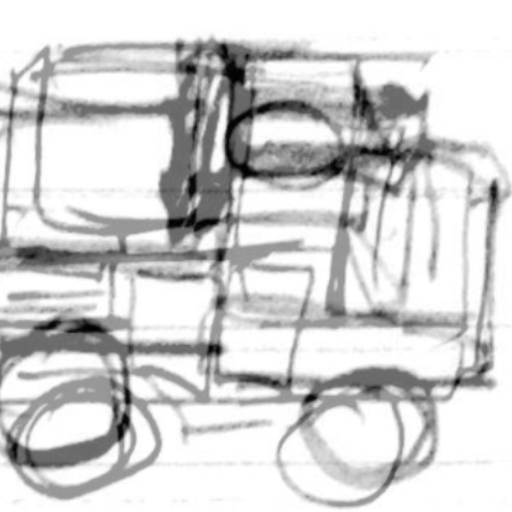
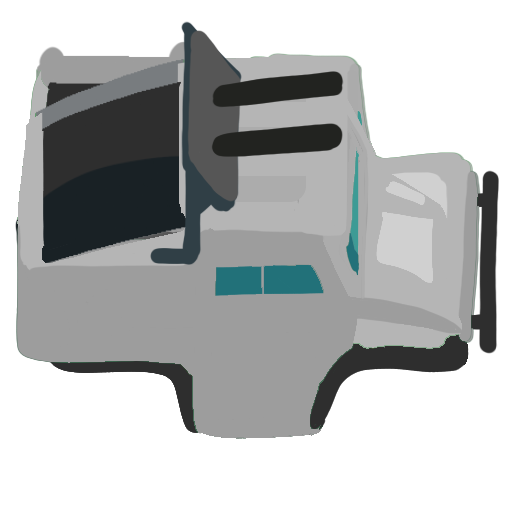
Two versions of the same layered image (512 x 512). Layer-by-layer changes:
removed layer "Layer 2" over 0, 21, 512, 512
removed layer "Layer 1" over 0, 21, 512, 512
removed layer "color" over 17, 57, 464, 438
added layer "technical_gun" above "Layer 5" over 150, 21, 344, 265
hid "top", painted on it over 17, 57, 467, 438
removed layer "carbotreference" over 43, 201, 468, 512
added group "empire" with 3 layers above "coalition" over 19, 57, 467, 438
added layer "recon_car_emp color" in group "empire" over 19, 57, 464, 438
added layer "recon_emp_transport" in group "empire" over 35, 59, 189, 266
added group "coalition" with 3 layers above "uinon" over 16, 42, 497, 438
added layer "recon_car_coal colore" in group "coalition" over 16, 53, 479, 438
added layer "recon_car_coal" in group "coalition" over 16, 53, 497, 438
added layer "coalition_transport" in group "coalition" over 34, 42, 197, 219
added group "uinon" with 3 layers above "federation" over 15, 54, 499, 439
added layer "recon_union colore" in group "uinon" over 17, 54, 481, 439
added layer "recon_union" in group "uinon" over 17, 54, 499, 439
added layer "recon_union_transport" in group "uinon" over 15, 68, 203, 264
added group "federation" with 3 layers above "transport" over 16, 41, 467, 438
added layer "recon_car_fed colore" in group "federation" over 16, 56, 464, 438
added layer "recon_car_fed" in group "federation" over 16, 56, 467, 438
added layer "fed_transport" in group "federation" over 33, 41, 196, 218
hid "transport", painted on it over 22, 59, 442, 358
